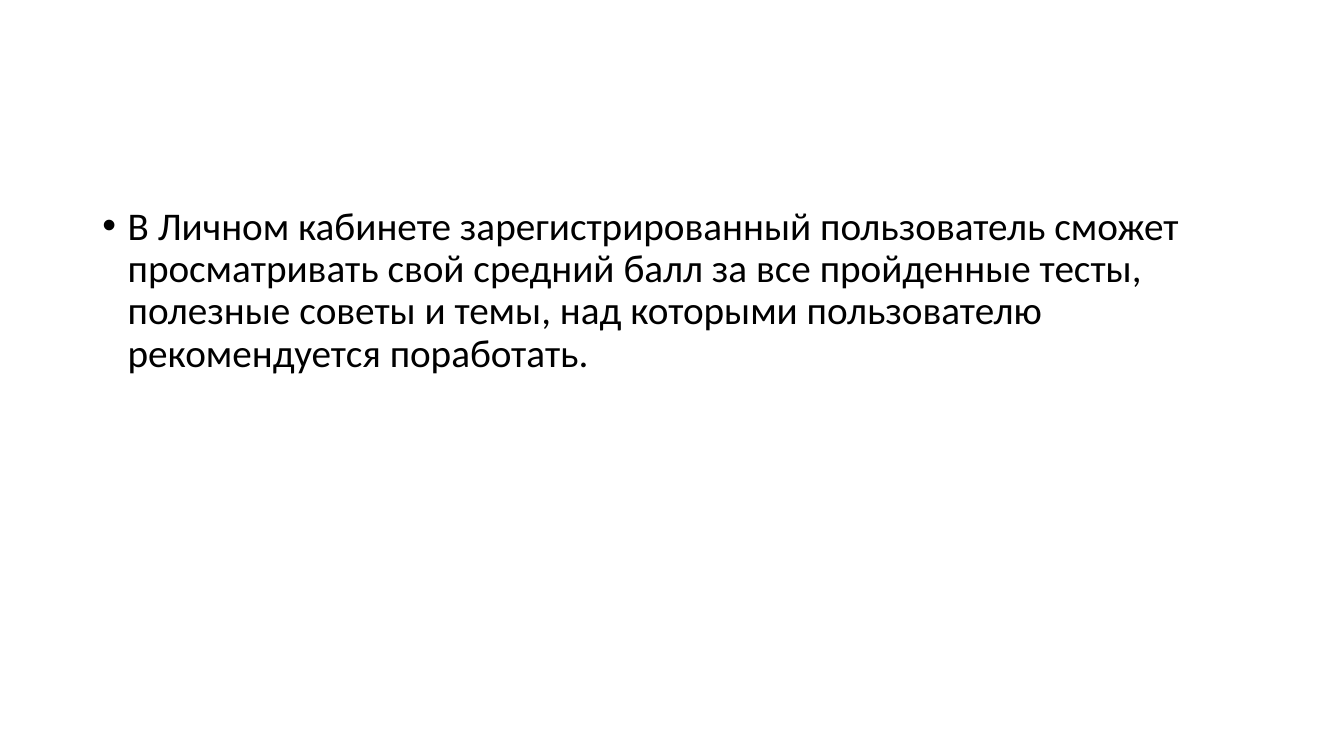
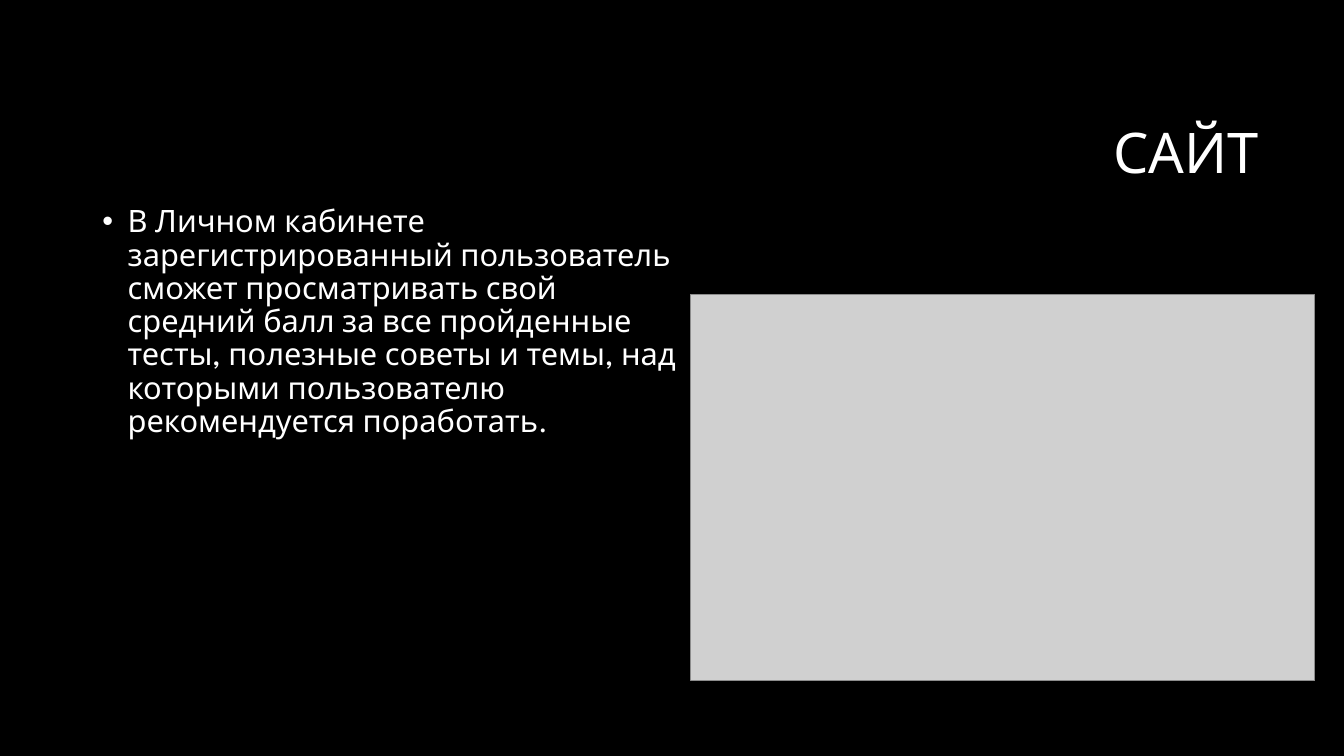
Before and after one commit to 7w8/math-tester, a slide deck: slide 5 of Math-Tester.pptx. Drawn at 1344x756 pixels with LibreOffice and Linux fonts; fonts in the diff are those of the drawing; grey boxes stand for pictures; background and template pictures are left out. Boxes give left, top, right and bottom in pixels: in the first picture for what was removed or moved away, otherwise in the second. Text is boxed around its words. In the diff, an @@ line names an element or a change of style, - is before the commit and + after.

```diff
--- a/Math-Tester.pptx
+++ b/Math-Tester.pptx
@@ background #FFFFFF to #000000 @@
@@ title added at box(1113, 121, 1258, 174), 40 pt, text #FFFFFF @@
+САЙТ
@@ text "В Личном кабинете зарегистрированный пользователь ..." at box(128, 208, 676, 440): size 28 to 22 pt, font Calibri to League Spartan, text colour #000000 to #FFFFFF @@
@@ picture added at box(691, 294, 1315, 681) @@
```
Also in this commit, not shown: 4 other slides changed, 1 other file.
